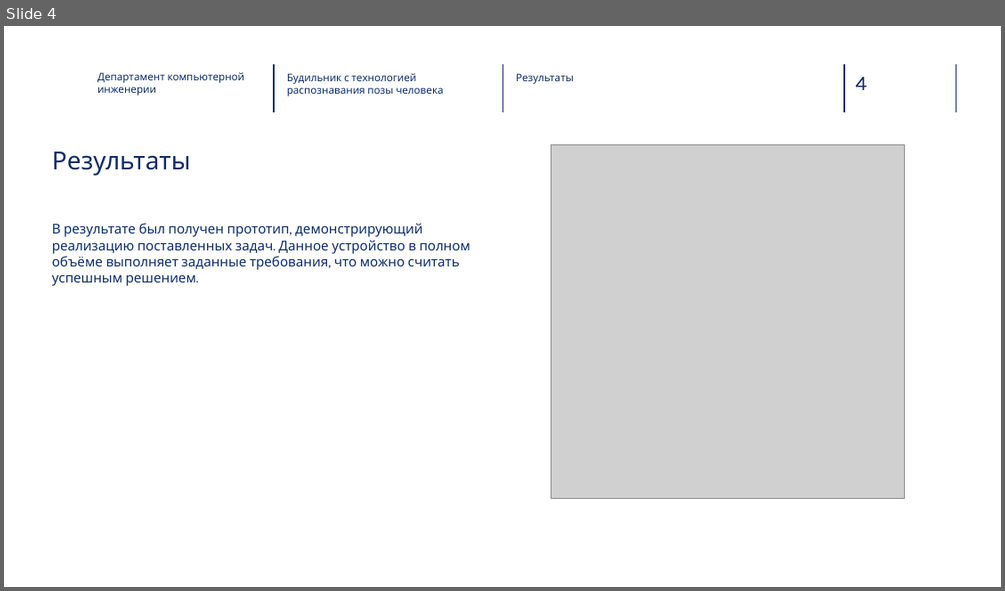
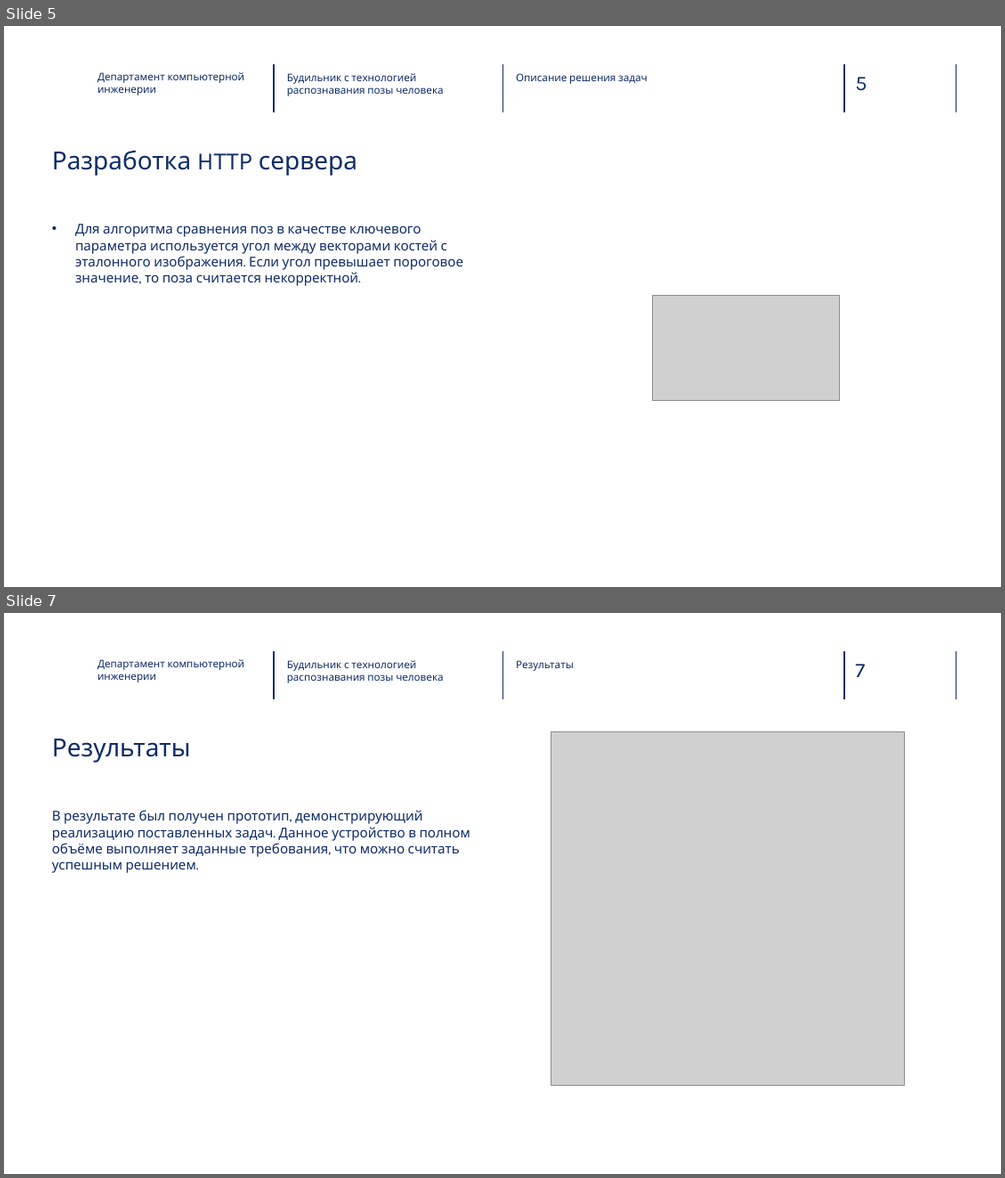
Before and after one commit to SynKolbasyn/alarm_clock, a slide deck: docs/alarm_clock.pptx. Shown one above the other, each under a label of ours: slide 4 before the commit, slides 5 and 7 after it; the slides between them are not shown. The pictures are 1005x591 and 1005x1178 pixels, drawn with LibreOffice and Linux fonts; fonts in the diff are those of the drawing; grey boxes stand for pictures; background and template pictures are left out. Boxes give left, top, right and bottom in pixels: in the first picture for what was removed or moved away, otherwise in the second. Text is boxed around its words. In the diff, an @@ line names an element or a change of style, - is before the commit and + after.

```diff
--- a/docs/alarm_clock.pptx
+++ b/docs/alarm_clock.pptx
@@ slide 5 added at [4, 26, 1001, 587], background picture (left out); not listed: 5 template elements that a slide beside it also shows @@
@@ text added at [97, 72, 245, 95], 10 pt, text #0F2C68 @@
+Департамент компьютерной инженерии
@@ text added at [287, 73, 443, 96], 10 pt, text #0E2D69 @@
+Будильник с технологией распознавания позы человека
@@ text added at [516, 73, 647, 84], 10 pt, text #0E2D69 @@
+Описание решения задач
@@ title added at [52, 150, 357, 176], 24 pt, text #0F2C68 @@
+Разработка HTTP сервера
@@ text added at [75, 224, 463, 286], 13 pt, text #0E2D69 @@
+• Для алгоритма сравнения поз в качестве ключевого параметра используется угол между векторами костей с эталонного изображения. Если угол превышает пороговое значение, то поза считается некорректной.
@@ picture added at [653, 295, 840, 400] @@
@@ what was slide 4 is now slide 7 @@
@@ page number at [855, 664, 865, 677]: text changed @@
-4
+7
```
Also in this commit, not shown: 2 slides changed, 2 other slides added.
